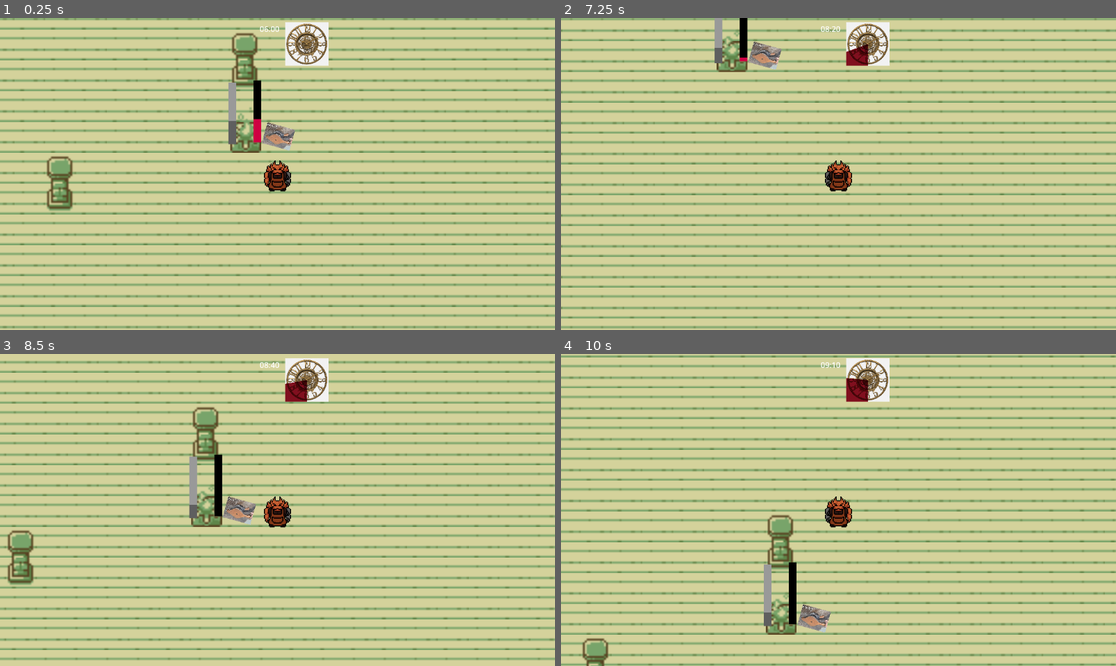
Above: before the commit, frames 1-4 (two rows, left to right).
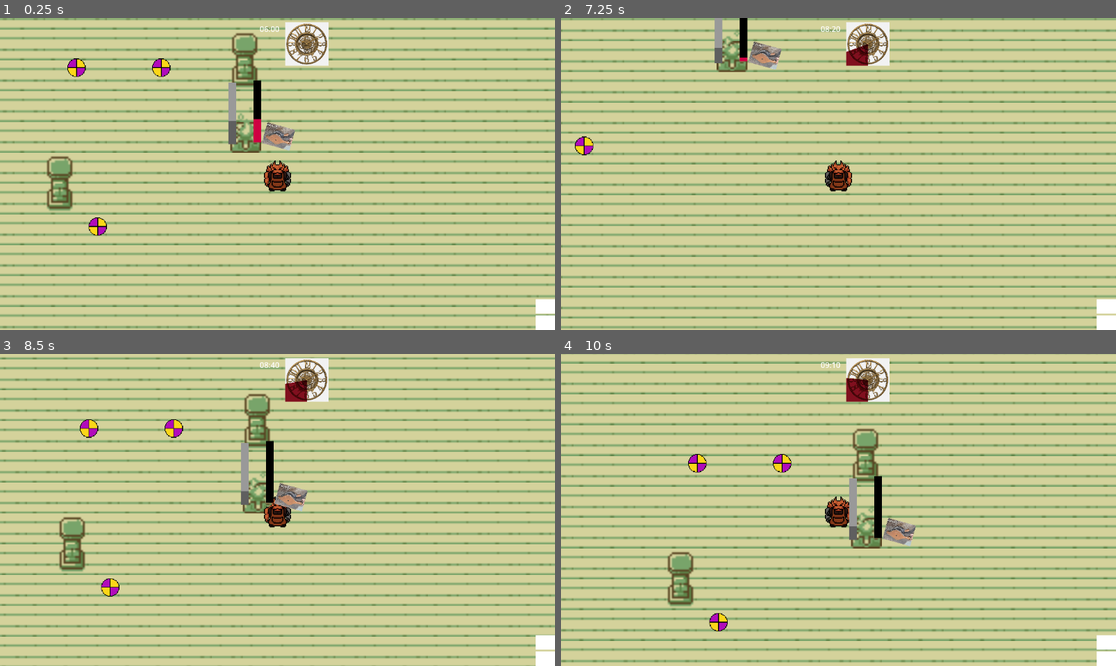
Above: after the commit, the same moments.

Repository: GustaKowai/FORJARIA
Game: Godot game, scene res://forja_interior/forja.tscn
The game is run twice, just before and just after one commit, with the same random seed, the same clock (stepped at 60 frames per second) and the same inputs. This scene is started directly instead of the project's main scene. The engine's default icon, where the game draws it, is replaced by a stand-in: a white triangle on a blue panel in a dark square.
Inputs (mouse positions are in pixels of both pictures, inside the frame that each line leads up to):
- Up to frame 1 (0.25 s): no input
- Up to frame 2 (7.25 s): click (1104, 308) at 0.52 s; click (1104, 323) at 1.27 s; move the mouse to (960, 158) at 2.02 s; hold Right (ui_right) 2.03-2.78 s; tap E (interagir) every 0.75 s from 2.1 to 6.6 s; click (960, 158) at 2.17 s; move the mouse to (727, 189) at 2.77 s; hold Down (ui_down) 2.78-3.53 s; click (727, 189) at 2.92 s; move the mouse to (894, 105) at 3.52 s; hold Right (ui_right) 3.53-4.28 s; click (894, 105) at 3.67 s; move the mouse to (810, 236) at 4.27 s; hold Up (ui_up) 4.28-5.03 s; click (810, 236) at 4.42 s; move the mouse to (1005, 220) at 5.02 s; hold Left (ui_left) 5.03-6.53 s; click (1005, 220) at 5.17 s; move the mouse to (672, 127) at 5.77 s; click (672, 127) at 5.92 s; move the mouse to (660, 33) at 6.52 s; hold Down (ui_down) from 6.53 s (still down); click (660, 33) at 6.67 s
- Up to frame 3 (8.5 s): move the mouse to (172, 416) at 7.27 s; release Down (ui_down) at 7.28 s; hold Right (ui_right) 7.28-8.03 s; tap E (interagir) at 7.35, 8.1 s; click (172, 416) at 7.42 s; move the mouse to (399, 494) at 8.02 s; hold Up (ui_up) from 8.03 s (still down); click (399, 494) at 8.17 s
- Up to frame 4 (10 s): move the mouse to (727, 525) at 8.77 s; release Up (ui_up) at 8.78 s; hold Right (ui_right) 8.78-9.53 s; tap E (interagir) at 8.85, 9.6 s; click (727, 525) at 8.92 s; move the mouse to (894, 441) at 9.52 s; hold Down (ui_down) from 9.53 s (still down); click (894, 441) at 9.67 s

The runs differ from the first frame. In frame 1, 0.8% of the frame differs, in the area x 12-100%, y 12-100%; in frame 2, 0.5%; in frame 3, 50%; in frame 4, 55%, in the area x 0-100%, y 0-100%.

Commit message:
Adicionados itens, inventário e corrigido o bug para iniciar os minigames

Diff:
--- /dev/null
+++ b/UI/inventario.gd
@@ -0,0 +1,25 @@
+extends CanvasLayer
+@export var item_coletado_scene:PackedScene
+@onready var item_1: TextureButton = %item1
+@onready var item_2: TextureButton = %item2
+
+# Called when the node enters the scene tree for the first time.
+func _ready() -> void:
+	GerenciadorItens.Item_coletado.connect(AdicionaItem)
+
+
+# Called every frame. 'delta' is the elapsed time since the previous frame.
+func _process(delta: float) -> void:
+	pass
+
+func AdicionaItem(slot:int,item:DadosItens):
+	print_debug(slot,item)
+	var item_coletado:DadosItens = item_coletado_scene.instantiate()
+	item_coletado.item_name = item.item_name
+	item_coletado.qualidade = item.qualidade
+	item_coletado.sprite = item.sprite
+	GerenciadorItens.inventario[slot] = item_coletado
+	if slot == 0:
+		item_1.texture_normal = item_coletado.sprite
+	if slot == 1:
+		item_2.texture_normal = item_coletado.sprite
--- /dev/null
+++ b/UI/inventario.tscn
@@ -0,0 +1,54 @@
+[gd_scene load_steps=3 format=3 uid="uid://dsappc1xym3pk"]
+
+[ext_resource type="Script" uid="uid://drgmr75p123oa" path="res://UI/inventario.gd" id="1_x7tli"]
+[ext_resource type="PackedScene" uid="uid://cc0p2qr1eocsl" path="res://itens/item_coletado.tscn" id="2_poxva"]
+
+[node name="Inventário" type="CanvasLayer"]
+script = ExtResource("1_x7tli")
+item_coletado_scene = ExtResource("2_poxva")
+
+[node name="Control" type="Control" parent="."]
+layout_mode = 3
+anchors_preset = 11
+anchor_left = 1.0
+anchor_right = 1.0
+anchor_bottom = 1.0
+grow_horizontal = 0
+grow_vertical = 2
+size_flags_horizontal = 8
+
+[node name="VBoxContainer" type="VBoxContainer" parent="Control"]
+layout_mode = 1
+anchors_preset = 3
+anchor_left = 1.0
+anchor_top = 1.0
+anchor_right = 1.0
+anchor_bottom = 1.0
+offset_left = -40.0
+offset_top = -40.0
+grow_horizontal = 0
+grow_vertical = 0
+
+[node name="ColorRect" type="ColorRect" parent="Control/VBoxContainer"]
+custom_minimum_size = Vector2(30, 30)
+layout_mode = 2
+
+[node name="item1" type="TextureButton" parent="Control/VBoxContainer/ColorRect"]
+unique_name_in_owner = true
+custom_minimum_size = Vector2(30, 30)
+layout_mode = 2
+offset_top = 4.0
+offset_right = 40.0
+offset_bottom = 34.0
+
+[node name="ColorRect2" type="ColorRect" parent="Control/VBoxContainer"]
+custom_minimum_size = Vector2(30, 30)
+layout_mode = 2
+
+[node name="item2" type="TextureButton" parent="Control/VBoxContainer/ColorRect2"]
+unique_name_in_owner = true
+custom_minimum_size = Vector2(30, 30)
+layout_mode = 2
+offset_top = 4.0
+offset_right = 40.0
+offset_bottom = 34.0
--- /dev/null
+++ b/dados_item.gd
@@ -0,0 +1,14 @@
+extends Node2D
+class_name DadosItens
+
+@export var item_name: String = "Item_Base"
+@export var qualidade: float = 50.0
+@export var sprite:Texture2D
+# Called when the node enters the scene tree for the first time.
+func _ready() -> void:
+	pass # Replace with function body.
+
+
+# Called every frame. 'delta' is the elapsed time since the previous frame.
+func _process(delta: float) -> void:
+	pass
--- a/forja_interior/forja.gd
+++ b/forja_interior/forja.gd
@@ -17,7 +17,7 @@
 	pass
 
 func _input(event: InputEvent) -> void:
-	if Input.is_action_just_pressed("action"):
+	if Input.is_action_just_pressed("interagir"):
 		if corte_de_couro:
 			inicia_minigame(minigame_snake)
 		if bigorna:
--- a/forja_interior/forja.tscn
+++ b/forja_interior/forja.tscn
@@ -1,9 +1,9 @@
-[gd_scene load_steps=28 format=4 uid="uid://81dw4cg2wxdw"]
+[gd_scene load_steps=30 format=4 uid="uid://81dw4cg2wxdw"]
 
 [ext_resource type="Texture2D" uid="uid://2lejbc0srq6o" path="res://forja_interior/grounds.png" id="1_iked2"]
 [ext_resource type="Script" uid="uid://b8ma8a4vfl0sj" path="res://forja_interior/forja.gd" id="1_lld1g"]
 [ext_resource type="Texture2D" uid="uid://bgqvq1xr25wbh" path="res://forja_interior/animated_props.png" id="2_yxeog"]
-[ext_resource type="PackedScene" uid="uid://d4alal6q2c7i8" path="res://minigame.tscn" id="3_jna6w"]
+[ext_resource type="PackedScene" uid="uid://dsjubx2st8ga3" path="res://minigame-bigorna/bigorna-minigame.tscn" id="3_6p8tj"]
 [ext_resource type="Texture2D" uid="uid://tw0ut7e31o8i" path="res://forja_interior/pickup_items_animated.png" id="3_slqol"]
 [ext_resource type="Texture2D" uid="uid://bn0xaux5qbwhg" path="res://forja_interior/props.png" id="4_lld1g"]
 [ext_resource type="Texture2D" uid="uid://cf6qwcp8cmslv" path="res://forja_interior/surground.png" id="5_p7va2"]
@@ -11,10 +11,10 @@
 [ext_resource type="PackedScene" uid="uid://8lvr8atrhxkk" path="res://jogador/jogador.tscn" id="7_yxeog"]
 [ext_resource type="Script" uid="uid://v20sj6otuh1k" path="res://forja_interior/tile_map_layer.gd" id="8_p7va2"]
 [ext_resource type="PackedScene" uid="uid://cg8s2ahem447w" path="res://minigame_snake/minigame_snake.tscn" id="8_slqol"]
-[ext_resource type="PackedScene" uid="uid://chyyojjksc7r" path="res://Locais_forja/corte_couro.tscn" id="12_hfbdm"]
-[ext_resource type="PackedScene" uid="uid://8yoxuu5pnljs" path="res://Locais_forja/bigorna.tscn" id="13_wt0nb"]
 [ext_resource type="PackedScene" uid="uid://ca7xjwoywjm6y" path="res://Locais_forja/fornalha.tscn" id="14_wt0nb"]
 [ext_resource type="PackedScene" uid="uid://b21w1xa04eitn" path="res://Locais_forja/tempo_do_dia.tscn" id="15_6p8tj"]
+[ext_resource type="PackedScene" uid="uid://d340pnoaksmy2" path="res://itens/carvão.tscn" id="16_fvg1a"]
+[ext_resource type="PackedScene" uid="uid://dsappc1xym3pk" path="res://UI/inventario.tscn" id="16_wtqya"]
 
 [sub_resource type="NavigationPolygon" id="NavigationPolygon_lld1g"]
 vertices = PackedVector2Array(8, 8, -8, 8, -8, -8, 8, -8)
@@ -880,10 +880,21 @@
 sources/4 = SubResource("TileSetAtlasSource_fvg1a")
 sources/5 = SubResource("TileSetAtlasSource_wtqya")
 
+[sub_resource type="RectangleShape2D" id="RectangleShape2D_lld1g"]
+size = Vector2(55, 44)
+
+[sub_resource type="RectangleShape2D" id="RectangleShape2D_6p8tj"]
+size = Vector2(55, 44)
+
 [node name="Forja" type="Node2D"]
 script = ExtResource("1_lld1g")
 minigame_snake = ExtResource("8_slqol")
-minigame_bigorna = ExtResource("3_jna6w")
+minigame_bigorna = ExtResource("3_6p8tj")
+
+[node name="CanvasLayer" type="CanvasLayer" parent="."]
+
+[node name="Tempo do dia" parent="CanvasLayer" instance=ExtResource("15_6p8tj")]
+position = Vector2(539, 11)
 
 [node name="TileMapLayer" type="TileMapLayer" parent="."]
 scale = Vector2(2, 2)
@@ -915,17 +926,38 @@
 content_scale_aspect = 4
 content_scale_factor = 0.7
 
-[node name="snake" parent="." instance=ExtResource("12_hfbdm")]
+[node name="snake" type="Area2D" parent="."]
 position = Vector2(968, 66)
 
-[node name="bigorna" parent="." instance=ExtResource("13_wt0nb")]
+[node name="CollisionShape2D" type="CollisionShape2D" parent="snake"]
+position = Vector2(27.5, 33)
+shape = SubResource("RectangleShape2D_lld1g")
+
+[node name="bigorna" type="Area2D" parent="."]
 position = Vector2(968, 66)
+
+[node name="CollisionShape2D" type="CollisionShape2D" parent="bigorna"]
+position = Vector2(-869, 99)
+shape = SubResource("RectangleShape2D_6p8tj")
 
 [node name="Fornalha" parent="." instance=ExtResource("14_wt0nb")]
 position = Vector2(528, 319)
 scale = Vector2(2, 2)
 
-[node name="CanvasLayer" type="CanvasLayer" parent="."]
-
-[node name="Tempo do dia" parent="CanvasLayer" instance=ExtResource("15_6p8tj")]
-position = Vector2(539, 11)
+[node name="Inventário" parent="." instance=ExtResource("16_wtqya")]
+
+[node name="Carvão" parent="." instance=ExtResource("16_fvg1a")]
+position = Vector2(352, 264)
+
+[node name="Carvão2" parent="." instance=ExtResource("16_fvg1a")]
+position = Vector2(440, 264)
+
+[node name="Carvão3" parent="." instance=ExtResource("16_fvg1a")]
+position = Vector2(374, 429)
+
+[connection signal="body_entered" from="snake" to="." method="_on_snake_body_entered"]
+[connection signal="body_exited" from="snake" to="." method="_on_snake_body_exited"]
+[connection signal="input_event" from="snake" to="." method="_on_snake_input_event"]
+[connection signal="body_entered" from="bigorna" to="." method="_on_bigorna_body_entered"]
+[connection signal="body_exited" from="bigorna" to="." method="_on_bigorna_body_exited"]
+[connection signal="input_event" from="bigorna" to="." method="_on_bigorna_input_event"]
--- /dev/null
+++ b/gerenciador_itens.gd
@@ -0,0 +1,11 @@
+extends Node
+signal Item_coletado(slot,item)
+var inventario:Array = [null,null]
+# Called when the node enters the scene tree for the first time.
+func _ready() -> void:
+	pass # Replace with function body.
+
+
+# Called every frame. 'delta' is the elapsed time since the previous frame.
+func _process(delta: float) -> void:
+	pass
--- a/itens/carvão.gd
+++ b/itens/carvão.gd
@@ -1,4 +1,4 @@
-extends "res://itens/item_base.gd"
+extends Item
 
-func _collect():
-	print("Pegou um carvão")
+#func _collect():
+	#print("Pegou um carvão")
--- a/itens/carvão.tscn
+++ b/itens/carvão.tscn
@@ -5,3 +5,10 @@
 
 [node name="Carvão" instance=ExtResource("1_ephih")]
 script = ExtResource("2_nthq3")
+item_name = "Carvão"
+
+[node name="Sprite2D" parent="Area2D" index="1"]
+texture = null
+
+[node name="dados_item" parent="." index="1"]
+item_name = "Carvão1"
--- /dev/null
+++ b/itens/dados_item.tscn
@@ -0,0 +1,8 @@
+[gd_scene load_steps=3 format=3 uid="uid://dxca1w4t2wss8"]
+
+[ext_resource type="Script" uid="uid://cepttqhk4xqos" path="res://dados_item.gd" id="1_u5afu"]
+[ext_resource type="Texture2D" uid="uid://dpkdlqo0krxo4" path="res://itens/itembase.png" id="2_qvpew"]
+
+[node name="dados_item" type="Node2D"]
+script = ExtResource("1_u5afu")
+sprite = ExtResource("2_qvpew")
--- a/itens/item_base.gd
+++ b/itens/item_base.gd
@@ -1,12 +1,43 @@
 extends Node2D
+class_name Item
 
-@export var item_name: String = "Item_Base"
-@export var qualidade: float = 50.0
+@onready var dados_item: DadosItens = $dados_item
+@onready var area_2d: Area2D = $Area2D
+@export var sprite:Texture2D
+@export var item_name: String# = "Item_Base"
+@export var qualidade: float# = 50.0
+@onready var sprite_2d: Sprite2D = $Area2D/Sprite2D
+
+func _ready() -> void:
+	print_debug(sprite)
+	item_name = dados_item.item_name
+	qualidade = dados_item.qualidade
+	sprite_2d.texture = dados_item.sprite
 
 func _collect():
-	print("Item base coletado")
-	queue_free()
+	if GerenciadorItens.inventario[0] == null or GerenciadorItens.inventario[1] == null:
+		var slot:int
+		if GerenciadorItens.inventario[0] == null:
+			slot = 0
+		elif GerenciadorItens.inventario[1] == null:
+			slot = 1
+		GerenciadorItens.Item_coletado.emit(slot,dados_item)
+		print_debug(item_name+" coletado")
+		print_debug(GerenciadorItens.inventario)
+		queue_free()
+	else:
+		print_debug("inventario cheio")
+func _on_area_2d_body_entered(body: Node2D) -> void:
+	if body.is_in_group("jogador"):
+		#_collect()
+		pass
 
-func _on_body_entered(body):
-	if body.is_in_group("jogador"):
-		_collect()
+
+func _on_area_2d_input_event(viewport: Node, event: InputEvent, shape_idx: int) -> void:
+	if Input.is_mouse_button_pressed(MOUSE_BUTTON_LEFT):
+		var ta_em_cima = area_2d.get_overlapping_bodies()
+		#print_debug(ta_em_cima)
+		for ferreiro in ta_em_cima:
+			#print_debug(ferreiro.is_in_group("jogador"))
+			if ferreiro.is_in_group("jogador"):
+				_collect()
--- a/itens/item_base.tscn
+++ b/itens/item_base.tscn
@@ -1,12 +1,14 @@
-[gd_scene load_steps=4 format=3 uid="uid://duouc8oy3bnv2"]
+[gd_scene load_steps=5 format=3 uid="uid://duouc8oy3bnv2"]
 
 [ext_resource type="Script" uid="uid://cdndpoa80vcga" path="res://itens/item_base.gd" id="1_rpf84"]
+[ext_resource type="PackedScene" uid="uid://dxca1w4t2wss8" path="res://itens/dados_item.tscn" id="2_cs61k"]
 [ext_resource type="Texture2D" uid="uid://dpkdlqo0krxo4" path="res://itens/itembase.png" id="2_k3csg"]
 
 [sub_resource type="RectangleShape2D" id="RectangleShape2D_b7m8k"]
 
 [node name="ItemBase" type="Node2D"]
 script = ExtResource("1_rpf84")
+sprite = ExtResource("2_k3csg")
 
 [node name="Area2D" type="Area2D" parent="."]
 
@@ -17,3 +19,8 @@
 texture_filter = 1
 scale = Vector2(0.765625, 0.765625)
 texture = ExtResource("2_k3csg")
+
+[node name="dados_item" parent="." instance=ExtResource("2_cs61k")]
+
+[connection signal="body_entered" from="Area2D" to="." method="_on_area_2d_body_entered"]
+[connection signal="input_event" from="Area2D" to="." method="_on_area_2d_input_event"]
--- /dev/null
+++ b/itens/item_coletado.gd
@@ -0,0 +1,12 @@
+extends DadosItens
+
+
+
+# Called when the node enters the scene tree for the first time.
+func _ready() -> void:
+	pass # Replace with function body.
+
+
+# Called every frame. 'delta' is the elapsed time since the previous frame.
+func _process(delta: float) -> void:
+	pass
--- /dev/null
+++ b/itens/item_coletado.tscn
@@ -0,0 +1,6 @@
+[gd_scene load_steps=2 format=3 uid="uid://cc0p2qr1eocsl"]
+
+[ext_resource type="Script" uid="uid://sqpntf8momdo" path="res://itens/item_coletado.gd" id="1_xrxfr"]
+
+[node name="item_coletado" type="Node2D"]
+script = ExtResource("1_xrxfr")
--- a/jogador/follow_player.gd
+++ b/jogador/follow_player.gd
@@ -31,7 +31,7 @@
 	#Determinar qual animação será usada:
 	if abs(var_diff.x) >= abs(var_diff.y):
 		position_running = "side"
-		animation_player.play("Walk Side")
+		#animation_player.play("Walk Side")
 		#girar sprite:
 		if input_vector.x > 0:
 			sprite.flip_h = false
@@ -39,10 +39,10 @@
 			sprite.flip_h = true
 	elif var_diff.y < 0:
 		position_running = "up"
-		animation_player.play("Walk Up")
+		#animation_player.play("Walk Up")
 	else:
 		position_running = "down"
-		animation_player.play("Walk Down")
+		#animation_player.play("Walk Down")
 
 	jogador.position_running = position_running
 	jogador.move_and_slide()
@@ -54,7 +54,7 @@
 
 func _input(event: InputEvent) -> void:
 	if Input.is_mouse_button_pressed(MOUSE_BUTTON_LEFT):
-		print_debug(jogador.is_playing)
+		#print_debug(jogador.is_playing)
 		if not jogador.is_playing:
 			make_path()
 			ponto_final_alcancado = false
--- a/jogador/jogador.gd
+++ b/jogador/jogador.gd
@@ -27,18 +27,19 @@
 	#GameManager.player_position = global_position
 	#Obtem o vetor de input:
 	input_vector = Input.get_vector("ui_left","ui_right","ui_up","ui_down")
-	play_run_iddle()
+	#play_run_iddle()
 	if not is_playing:
 		rotate_sprite()
 
 
 
 func _input(event: InputEvent) -> void:
-	if Input.is_action_just_pressed("Dash") and not is_playing:
-		dash()
+#	if Input.is_action_just_pressed("Dash") and not is_playing:
+		#dash()
+	pass
 
 func _physics_process(_delta):
-	if is_playing: input_vector = Vector2(0,0)
+	if is_playing: return
 	var target_velocity:Vector2 = input_vector*speed*100.0
 	velocity = lerp(velocity,target_velocity,lerp_smoothness)
 	move_and_slide()
@@ -108,5 +109,6 @@
 func jogando():
 	is_playing = true
 	print_debug("jogando ",is_playing)
+
 func nao_jogando():
 	is_playing=false
--- a/jogador/jogador.tscn
+++ b/jogador/jogador.tscn
@@ -4,8 +4,8 @@
 [ext_resource type="Texture2D" uid="uid://bnepxan1ort1d" path="res://jogador/personagem.png" id="2_5aga6"]
 [ext_resource type="PackedScene" uid="uid://bc4bylx0blnya" path="res://jogador/follow_player.tscn" id="3_wq8wa"]
 
-[sub_resource type="RectangleShape2D" id="RectangleShape2D_gw4iw"]
-size = Vector2(12.0786, 12.7384)
+[sub_resource type="CircleShape2D" id="CircleShape2D_wq8wa"]
+radius = 8.58216
 
 [node name="jogador" type="CharacterBody2D" groups=["jogador"]]
 script = ExtResource("1_gw4iw")
@@ -22,7 +22,7 @@
 [node name="CollisionShape2D" type="CollisionShape2D" parent="."]
 position = Vector2(-0.5, 12)
 scale = Vector2(1.57303, 0.942033)
-shape = SubResource("RectangleShape2D_gw4iw")
+shape = SubResource("CircleShape2D_wq8wa")
 
 [node name="FollowMouse" parent="." instance=ExtResource("3_wq8wa")]
 position = Vector2(0, 18)
--- a/minigame-bigorna/bigorna-minigame.tscn
+++ b/minigame-bigorna/bigorna-minigame.tscn
@@ -9,12 +9,17 @@
 
 [node name="minigameforja" type="Control" parent="."]
 layout_mode = 3
-anchors_preset = 0
-offset_right = 40.0
-offset_bottom = 40.0
+anchors_preset = 15
+anchor_right = 1.0
+anchor_bottom = 1.0
+grow_horizontal = 2
+grow_vertical = 2
+size_flags_horizontal = 3
+size_flags_vertical = 3
 script = ExtResource("5_uaajk")
 
 [node name="barraalvo" type="TextureRect" parent="minigameforja"]
+unique_name_in_owner = true
 layout_mode = 0
 offset_right = 40.0
 offset_bottom = 40.0
@@ -23,6 +28,7 @@
 expand_mode = 5
 
 [node name="indicadormartelo" type="TextureRect" parent="minigameforja/barraalvo"]
+unique_name_in_owner = true
 layout_mode = 0
 offset_right = 40.0
 offset_bottom = 40.0
--- a/minigame-bigorna/minigameforja.gd
+++ b/minigame-bigorna/minigameforja.gd
@@ -2,8 +2,8 @@
 
 signal minigame_finalizado(qualidade_minigame_bonus: float)
 
-@onready var barra_alvo: TextureRect = %BarraAlvo
-@onready var indicador_martelo: TextureRect = %IndicadorMartelo
+@onready var barra_alvo: TextureRect = %barraalvo
+@onready var indicador_martelo: TextureRect = %indicadormartelo
 
 # Configurações do minigame
 var velocidade_indicador: float = 200.0
@@ -26,7 +26,7 @@
 func _ready():
 	indicador_martelo.position.y = barra_alvo.size.y / 2
 	visible = false
-
+	#iniciar("seila")
 func iniciar(laminas_escolhidas: String):
 	visible = true
 	pontuacao_total_minigame = 0.0
@@ -74,7 +74,7 @@
 func finalizar_minigame():
 	var resultado_medio = pontuacao_total_minigame / 5.0 # Divida pelo número total de marteladas
 	emit_signal("minigame_finalizado", resultado_medio)
-
+	GameManager.exit_minigame.emit()
 	visible = false
 	# Se quiser, pode liberar a cena aqui: queue_free()
 	# Mas talvez seja melhor mantê-la e reusar para performance, apenas escondendo.
--- a/minigame_snake/minigame_snake.tscn
+++ b/minigame_snake/minigame_snake.tscn
@@ -47,7 +47,7 @@
 tile_set = SubResource("TileSet_xikpy")
 
 [node name="Timer" type="Timer" parent="."]
-wait_time = 0.5
+wait_time = 0.2
 autostart = true
 
 [node name="Marker2D" type="Marker2D" parent="."]
--- a/project.godot
+++ b/project.godot
@@ -18,6 +18,7 @@
 [autoload]
 
 GameManager="*res://game_manager.gd"
+GerenciadorItens="*res://gerenciador_itens.gd"
 
 [editor]
 
Not shown, added: UI/inventario.gd.uid
Not shown, added: dados_item.gd.uid
Not shown, added: gerenciador_itens.gd.uid
Not shown, added: itens/item_coletado.gd.uid
